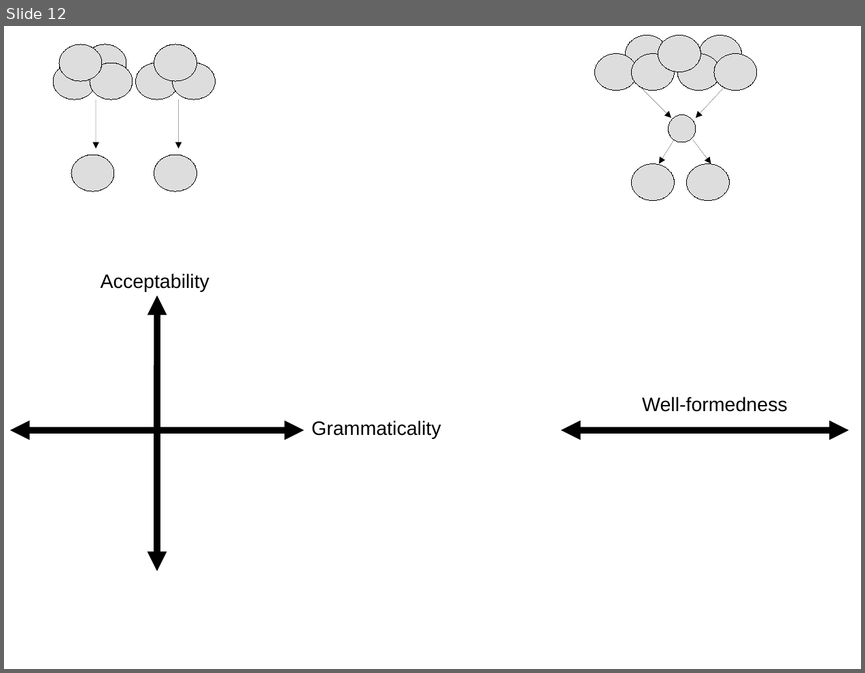
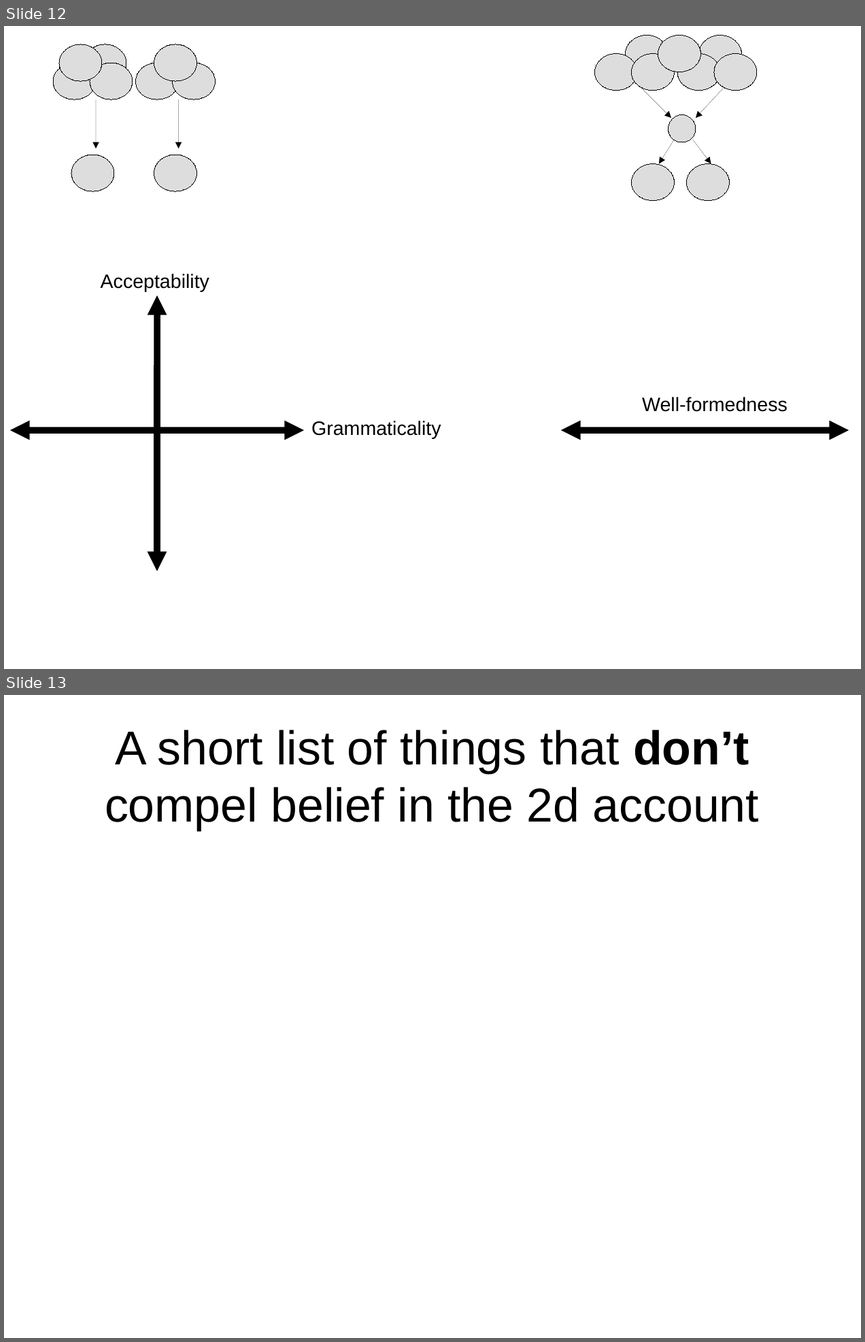
Before and after one commit to stevenlangsford/sentenceSTA, a slide deck: data/presenting/labmeeting_Feb2019.odp. Shown one above the other, each under a label of ours: slide 12 before the commit, slides 12 and 13 after it. The pictures are 865x673 and 865x1342 pixels, drawn with LibreOffice and Linux fonts; fonts in the diff are those of the drawing. Boxes give left, top, right and bottom in pixels: in the first picture for what was removed or moved away, otherwise in the second. Text is boxed around its words. In the diff, an @@ line names an element or a change of style, - is before the commit and + after.

```diff
--- a/data/presenting/labmeeting_Feb2019.odp
+++ b/data/presenting/labmeeting_Feb2019.odp
@@ slide 13 added at box(4, 695, 861, 1338), background #FFFFFF @@
@@ title added at box(105, 730, 759, 830), 44 pt, text #000000 @@
+A short list of things that don’t compel belief in the 2d account
```
Also in this commit, not shown: 26 other slides added, 7 other files.
